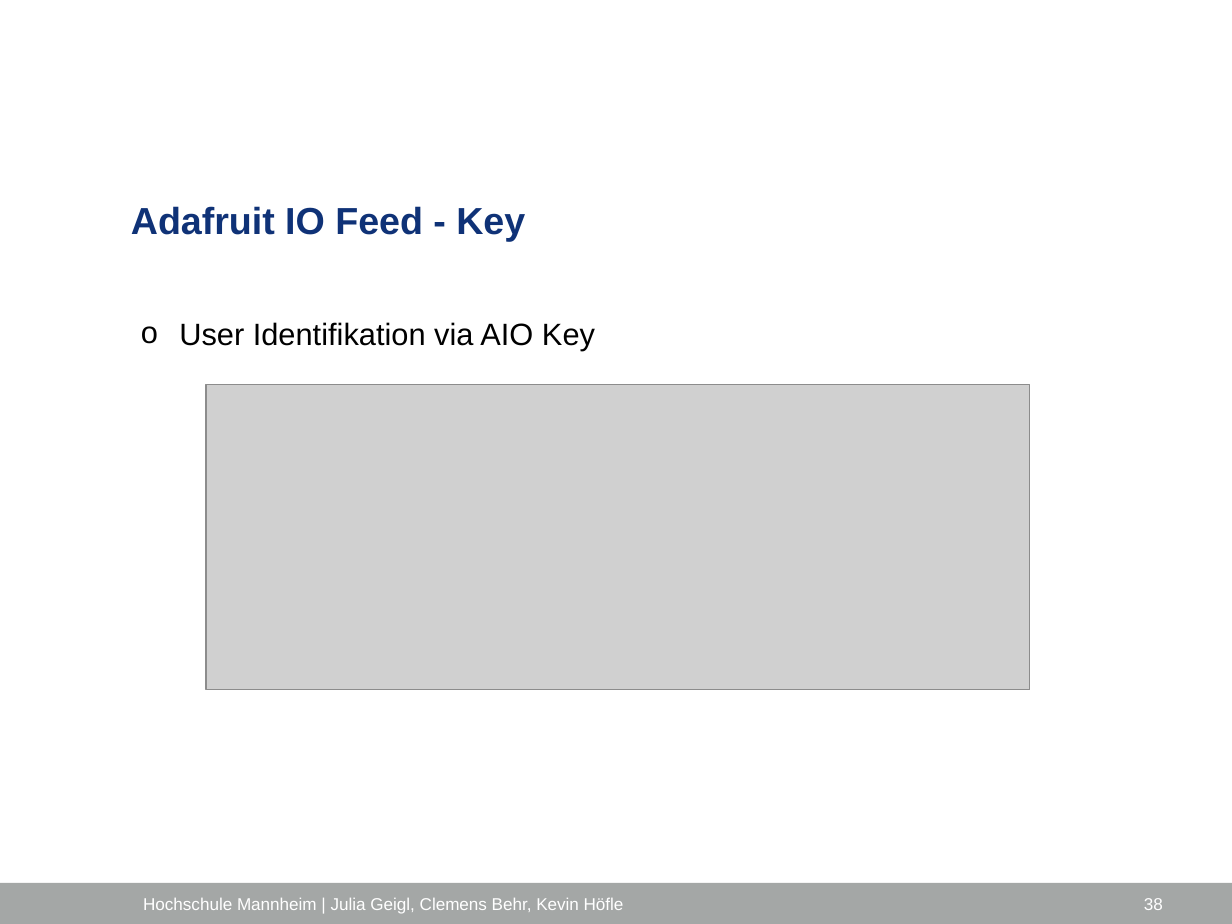
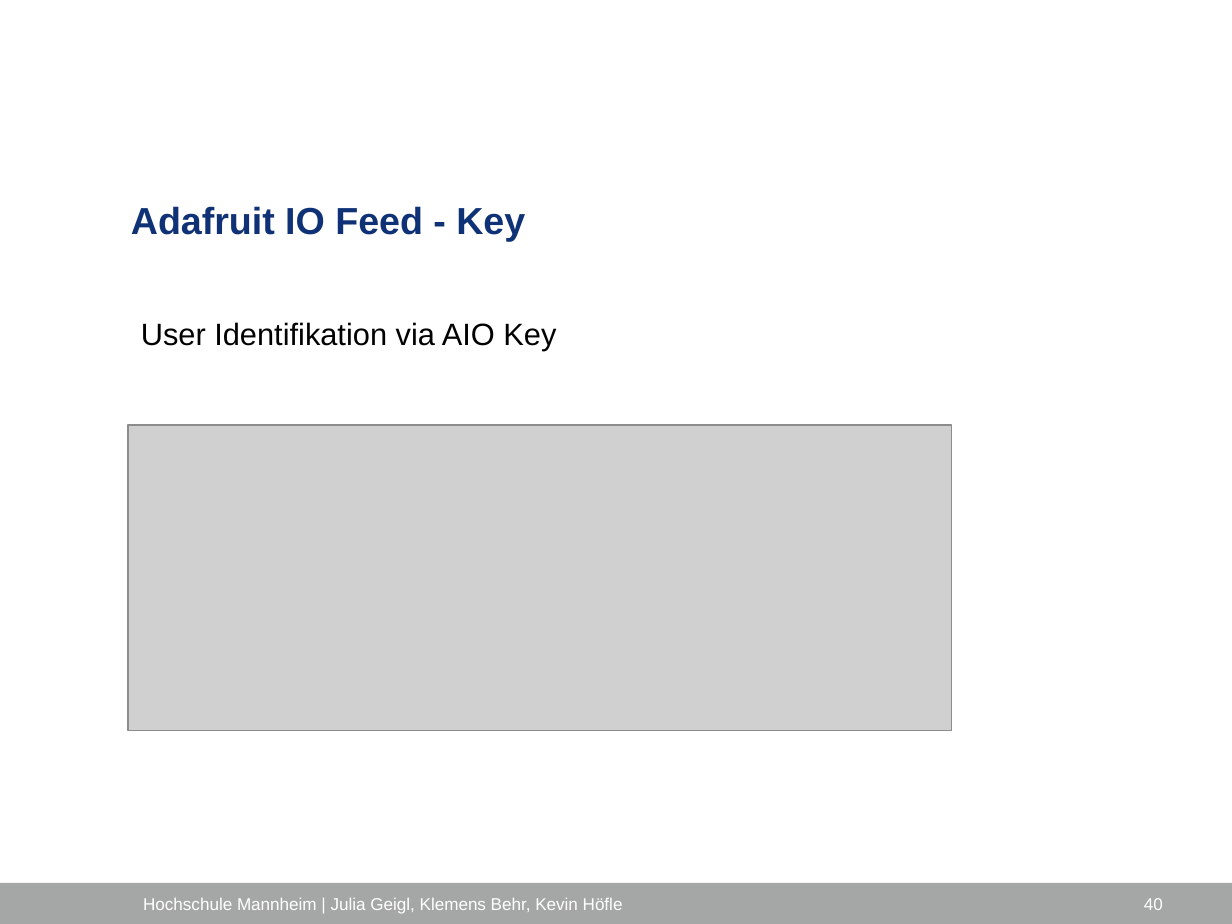
Before and after one commit to ProjektlaborEmbeddedSecurity/Presentation, a slide deck: slide 40 of PES_FH_VERS.pptx (slide 38 before the commit). Drawn at 1232x924 pixels with LibreOffice and Linux fonts; fonts in the diff are those of the drawing; grey boxes stand for pictures; background and template pictures are left out. Boxes give left, top, right and bottom in pixels: in the first picture for what was removed or moved away, otherwise in the second. Text is boxed around its words. In the diff, an @@ line names an element or a change of style, - is before the commit and + after.

```diff
--- a/PES_FH_VERS.pptx
+++ b/PES_FH_VERS.pptx
@@ text "User Identifikation via AIO Key" at <box>141,322,556,351</box>: bullet o to none @@
@@ picture: place and size @@
-picture at <box>206,384,1030,690</box>
+picture at <box>128,425,952,731</box>
@@ text at <box>143,898,623,914</box>: text changed @@
-Hochschule Mannheim | Julia Geigl, Clemens Behr, Kevin Höfle
+Hochschule Mannheim | Julia Geigl, Klemens Behr, Kevin Höfle
@@ page number at <box>1144,898,1163,910</box>: text changed @@
-38
+40
```
Also in this commit, not shown: 44 other slides changed, 3 slides added, 1 slide removed.
